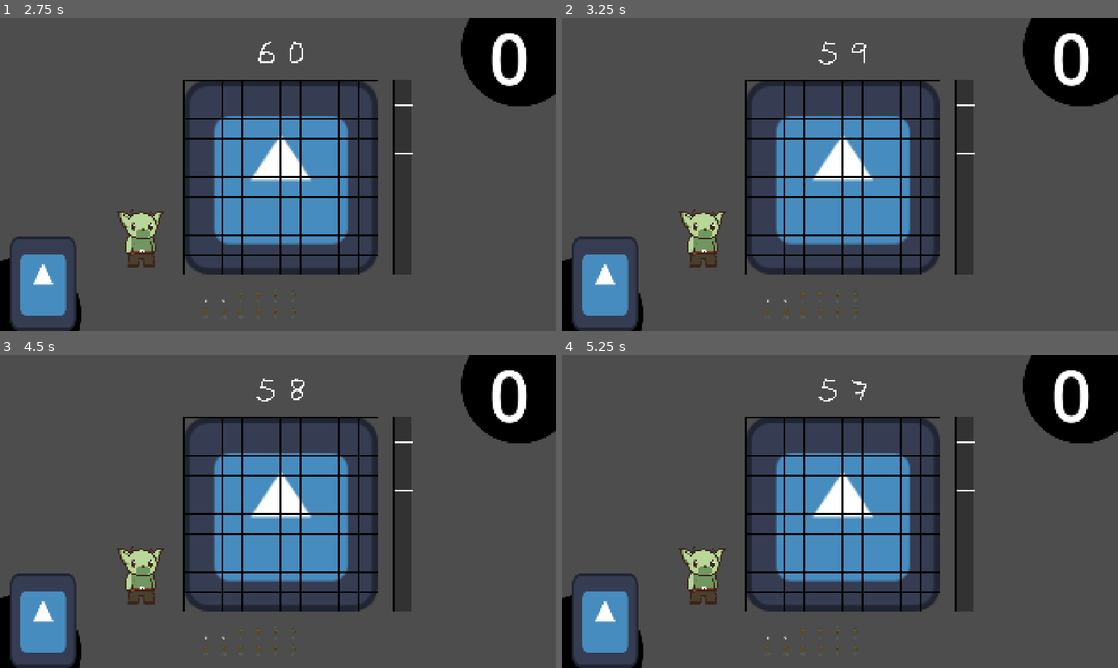
Above: before the commit, frames 1-4 (two rows, left to right).
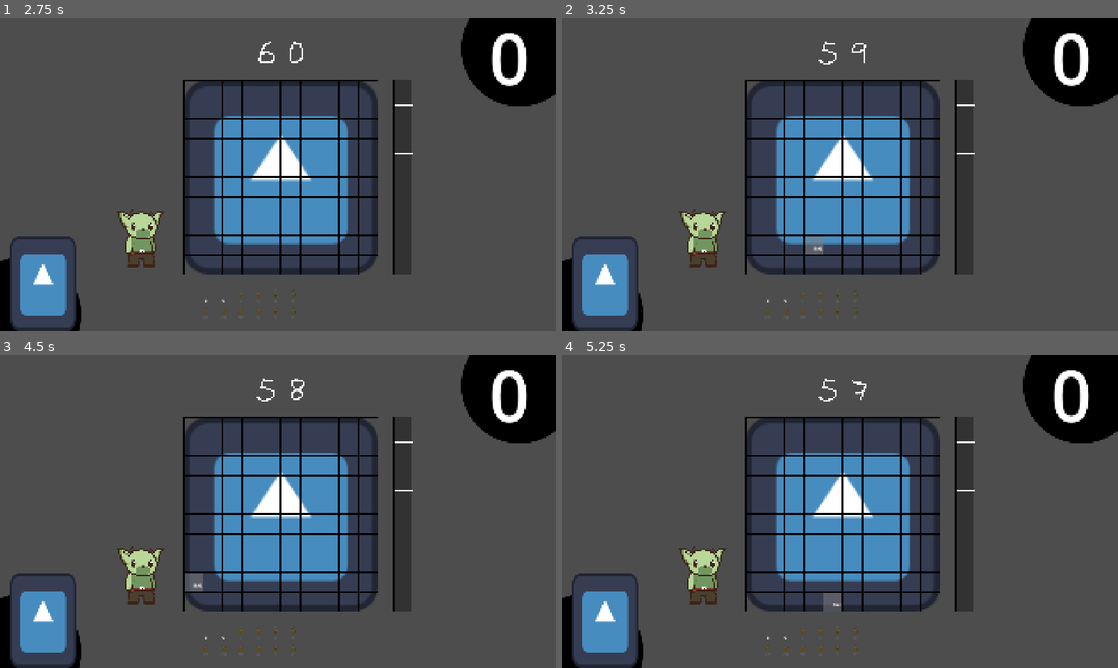
Above: after the commit, the same moments.

Repository: milkeotothemoon/GMTK-26---Boys-at-the-Back
Game: Godot game, scene res://scenes/main/Main.tscn
Two runs of this game, one before a commit and one after it. Both use one fixed random seed, a clock stepped at 60 frames per second and the inputs below. The engine's default icon, where the game draws it, is replaced by a stand-in: a white triangle on a blue panel in a dark square. Video files are missing from this copy of the repository; at most half a second of black plays in their place.
Inputs (mouse positions are in pixels of both pictures, inside the frame that each line leads up to):
- Up to frame 1 (2.75 s): tap Enter at 0.5 s; move the mouse to (400, 158) at 0.52 s; click (400, 158) at 0.67 s; click "PLAY" at 1.25 s; click "0" at 2 s
- Up to frame 2 (3.25 s): tap Space at 2.75 s; drag from (767, 299) to (812, 237) at 2.77 s
- Up to frame 3 (4.5 s): move the mouse to (222, 636) at 3.52 s; click (222, 636) at 3.67 s; drag from (239, 636) to (111, 464) at 4.27 s
- Up to frame 4 (5.25 s): drag from (817, 636) to (867, 511) at 5.02 s

Frame 1 is identical in both runs. In frame 2, 0.2% of the frame differs, in the area x 43-47%, y 69-76%; in frame 3, 0.2%; in frame 4, 0.2%, in the area x 47-51%, y 76-82%.
Error before the commit: Trying to assign value of type 'Area2D' to a variable of type 'base_item.gd'. (res://scripts/gameplay/inventory_slot.gd:73)

Commit message:
changed small details for each item scenes with their interactability

Diff:
--- /dev/null
+++ b/resources/theme/main_theme.tres
@@ -0,0 +1,7 @@
+[gd_resource type="Theme" format=3 uid="uid://b8b3u6igehsbs"]
+
+[ext_resource type="FontFile" uid="uid://dbqe1gfme06y5" path="res://assets/fonts/playpen/PlaypenSans-VariableFont_wght.ttf" id="1_rjbnf"]
+
+[resource]
+default_font = ExtResource("1_rjbnf")
+default_font_size = 20
--- a/scenes/gameplay/Inventory.tscn
+++ b/scenes/gameplay/Inventory.tscn
@@ -6,7 +6,7 @@
 [ext_resource type="PackedScene" uid="uid://ctf2su6d3fe80" path="res://scenes/items/sound/Chicken.tscn" id="4_chickenslot"]
 [ext_resource type="PackedScene" uid="uid://dxtu3i6gck2ey" path="res://scenes/items/sound/Engine.tscn" id="5_engineslot"]
 [ext_resource type="PackedScene" uid="uid://d3ymiqhqfgq3b" path="res://scenes/items/sound/Blender.tscn" id="6_blenderslot"]
-[ext_resource type="PackedScene" uid="uid://dg0wm4bp3e7vi" path="res://scenes/items/modifiers/Microphone.tscn" id="7_microphoneslot"]
+[ext_resource type="PackedScene" uid="uid://dg0wm4bp3e7vi" path="res://scenes/items/modifiers/Megaphone.tscn" id="7_microphoneslot"]
 [ext_resource type="PackedScene" uid="uid://dgpp5lqbbanyq" path="res://scenes/items/modifiers/CassetteTape.tscn" id="8_repeaterslot"]
 [ext_resource type="PackedScene" uid="uid://d2cjxhyokckbo" path="res://scenes/items/connectors/ConveyorBelt.tscn" id="9_conveyorbeltslot"]
 [ext_resource type="PackedScene" uid="uid://ds8crexmdulmx" path="res://scenes/items/connectors/Wire.tscn" id="10_wireslot"]
@@ -119,17 +119,17 @@
 vertical_alignment = 1
 metadata/_edit_use_anchors_ = true
 
-[node name="MicrophoneSlot" type="Area2D" parent="." unique_id=763185001]
+[node name="MegaphoneSlot" type="Area2D" parent="." unique_id=763185001]
 position = Vector2(320, 20)
 script = ExtResource("1_slot")
 item_scene = ExtResource("7_microphoneslot")
-item_label = "Microphone"
-item_id = "microphone"
-
-[node name="CollisionShape2D" type="CollisionShape2D" parent="MicrophoneSlot" unique_id=1188838994]
-shape = SubResource("RectangleShape2D_slot")
-
-[node name="Label" type="Label" parent="MicrophoneSlot" unique_id=771731535]
+item_label = "Megaphone"
+item_id = "megaphone"
+
+[node name="CollisionShape2D" type="CollisionShape2D" parent="MegaphoneSlot" unique_id=1188838994]
+shape = SubResource("RectangleShape2D_slot")
+
+[node name="Label" type="Label" parent="MegaphoneSlot" unique_id=771731535]
 offset_left = -45.0
 offset_top = -10.0
 offset_right = 45.0
@@ -264,7 +264,7 @@
 [connection signal="input_event" from="ChickenSlot" to="ChickenSlot" method="_on_input_event"]
 [connection signal="input_event" from="EngineSlot" to="EngineSlot" method="_on_input_event"]
 [connection signal="input_event" from="BlenderSlot" to="BlenderSlot" method="_on_input_event"]
-[connection signal="input_event" from="MicrophoneSlot" to="MicrophoneSlot" method="_on_input_event"]
+[connection signal="input_event" from="MegaphoneSlot" to="MegaphoneSlot" method="_on_input_event"]
 [connection signal="input_event" from="CassetteTapeSlot" to="CassetteTapeSlot" method="_on_input_event"]
 [connection signal="input_event" from="ConveyorBeltSlot" to="ConveyorBeltSlot" method="_on_input_event"]
 [connection signal="input_event" from="WireSlot" to="WireSlot" method="_on_input_event"]
--- a/scenes/items/connectors/ConveyorBelt.tscn
+++ b/scenes/items/connectors/ConveyorBelt.tscn
@@ -2,19 +2,35 @@
 
 [ext_resource type="Script" uid="uid://dmbk2tjn1wgwq" path="res://scripts/items/connector_item.gd" id="1_25ik91"]
 
+[sub_resource type="RectangleShape2D" id="RectangleShape2D_kc610"]
+size = Vector2(50, 50)
+
 [sub_resource type="SpriteFrames" id="SpriteFrames_q0t6o"]
 
-[sub_resource type="RectangleShape2D" id="RectangleShape2D_kc610"]
+[sub_resource type="RectangleShape2D" id="RectangleShape2D_75xeh"]
+size = Vector2(50, 50)
 
-[node name="ConveyorBelt" type="Area2D" unique_id=660337253]
+[node name="ConveyorBelt" type="RigidBody2D" unique_id=629198255]
+gravity_scale = 0.0
+freeze = true
+freeze_mode = 1
 script = ExtResource("1_25ik91")
-link_delay = 0.6
 item_id = "conveyor"
+short_code = "CVB"
+
+[node name="CollisionShape2D" type="CollisionShape2D" parent="." unique_id=873420598]
+shape = SubResource("RectangleShape2D_kc610")
 
 [node name="AnimatedSprite2D" type="AnimatedSprite2D" parent="." unique_id=799896899]
 sprite_frames = SubResource("SpriteFrames_q0t6o")
 
-[node name="CollisionShape2D" type="CollisionShape2D" parent="." unique_id=873420598]
-shape = SubResource("RectangleShape2D_kc610")
+[node name="ClickArea" type="Area2D" parent="." unique_id=1468987094]
 
-[connection signal="input_event" from="." to="." method="_on_input_event"]
+[node name="CollisionShape2D" type="CollisionShape2D" parent="ClickArea" unique_id=1888037110]
+shape = SubResource("RectangleShape2D_75xeh")
+
+[node name="CodeLabel" type="Label" parent="." unique_id=2102405260]
+offset_right = 40.0
+offset_bottom = 23.0
+
+[connection signal="input_event" from="ClickArea" to="." method="_on_input_event"]
--- a/scenes/items/connectors/Glue.tscn
+++ b/scenes/items/connectors/Glue.tscn
@@ -2,19 +2,34 @@
 
 [ext_resource type="Script" uid="uid://dmbk2tjn1wgwq" path="res://scripts/items/connector_item.gd" id="1_1rc31t"]
 
+[sub_resource type="RectangleShape2D" id="RectangleShape2D_iqq2g"]
+size = Vector2(50, 50)
+
 [sub_resource type="SpriteFrames" id="SpriteFrames_txm0g"]
 
-[sub_resource type="RectangleShape2D" id="RectangleShape2D_iqq2g"]
+[sub_resource type="RectangleShape2D" id="RectangleShape2D_ogexr"]
+size = Vector2(50, 50)
 
-[node name="Glue" type="Area2D" unique_id=1220715943]
+[node name="Glue" type="RigidBody2D" unique_id=58006364]
+gravity_scale = 0.0
+freeze = true
+freeze_mode = 1
 script = ExtResource("1_1rc31t")
-link_delay = 0.0
 item_id = "glue"
+
+[node name="CollisionShape2D" type="CollisionShape2D" parent="." unique_id=579620831]
+shape = SubResource("RectangleShape2D_iqq2g")
 
 [node name="AnimatedSprite2D" type="AnimatedSprite2D" parent="." unique_id=2091491305]
 sprite_frames = SubResource("SpriteFrames_txm0g")
 
-[node name="CollisionShape2D" type="CollisionShape2D" parent="." unique_id=579620831]
-shape = SubResource("RectangleShape2D_iqq2g")
+[node name="ClickArea" type="Area2D" parent="." unique_id=1524406200]
 
-[connection signal="input_event" from="." to="." method="_on_input_event"]
+[node name="CollisionShape2D" type="CollisionShape2D" parent="ClickArea" unique_id=49025750]
+shape = SubResource("RectangleShape2D_ogexr")
+
+[node name="CodeLabel" type="Label" parent="." unique_id=1837294885]
+offset_right = 40.0
+offset_bottom = 23.0
+
+[connection signal="input_event" from="ClickArea" to="." method="_on_input_event"]
--- a/scenes/items/connectors/Wire.tscn
+++ b/scenes/items/connectors/Wire.tscn
@@ -2,19 +2,34 @@
 
 [ext_resource type="Script" uid="uid://dmbk2tjn1wgwq" path="res://scripts/items/connector_item.gd" id="1_og8a9a"]
 
+[sub_resource type="RectangleShape2D" id="RectangleShape2D_azzig"]
+size = Vector2(50, 50)
+
 [sub_resource type="SpriteFrames" id="SpriteFrames_wbx9j"]
 
-[sub_resource type="RectangleShape2D" id="RectangleShape2D_azzig"]
+[sub_resource type="RectangleShape2D" id="RectangleShape2D_yr4si"]
+size = Vector2(50, 50)
 
-[node name="Wire" type="Area2D" unique_id=1788645963]
+[node name="Wire" type="RigidBody2D" unique_id=2013809617]
+gravity_scale = 0.0
+freeze = true
+freeze_mode = 1
 script = ExtResource("1_og8a9a")
-link_delay = 0.1
 item_id = "wire"
+
+[node name="CollisionShape2D" type="CollisionShape2D" parent="." unique_id=414037461]
+shape = SubResource("RectangleShape2D_azzig")
 
 [node name="AnimatedSprite2D" type="AnimatedSprite2D" parent="." unique_id=498568881]
 sprite_frames = SubResource("SpriteFrames_wbx9j")
 
-[node name="CollisionShape2D" type="CollisionShape2D" parent="." unique_id=414037461]
-shape = SubResource("RectangleShape2D_azzig")
+[node name="ClickArea" type="Area2D" parent="." unique_id=1274914014]
+
+[node name="CollisionShape2D" type="CollisionShape2D" parent="ClickArea" unique_id=82345881]
+shape = SubResource("RectangleShape2D_yr4si")
+
+[node name="CodeLabel" type="Label" parent="." unique_id=1972564887]
+offset_right = 40.0
+offset_bottom = 23.0
 
 [connection signal="input_event" from="." to="." method="_on_input_event"]
--- a/scenes/items/modifiers/CassetteTape.tscn
+++ b/scenes/items/modifiers/CassetteTape.tscn
@@ -2,18 +2,35 @@
 
 [ext_resource type="Script" uid="uid://cem7nc7xpq4ek" path="res://scripts/items/modifier_item.gd" id="1_bn11s"]
 
+[sub_resource type="RectangleShape2D" id="RectangleShape2D_7a8l0"]
+size = Vector2(50, 50)
+
 [sub_resource type="SpriteFrames" id="SpriteFrames_1490n"]
 
-[sub_resource type="RectangleShape2D" id="RectangleShape2D_7a8l0"]
+[sub_resource type="RectangleShape2D" id="RectangleShape2D_bn11s"]
+size = Vector2(50, 50)
 
-[node name="Repeater" type="Area2D" unique_id=369589196]
+[node name="CassetteTape" type="RigidBody2D" unique_id=1999828306]
+gravity_scale = 0.0
+freeze = true
+freeze_mode = 1
 script = ExtResource("1_bn11s")
 item_id = "cassette_tape"
+short_code = "CTR"
+
+[node name="CollisionShape2D" type="CollisionShape2D" parent="." unique_id=654832747]
+shape = SubResource("RectangleShape2D_7a8l0")
 
 [node name="AnimatedSprite2D" type="AnimatedSprite2D" parent="." unique_id=1955952460]
 sprite_frames = SubResource("SpriteFrames_1490n")
 
-[node name="CollisionShape2D" type="CollisionShape2D" parent="." unique_id=654832747]
-shape = SubResource("RectangleShape2D_7a8l0")
+[node name="ClickArea" type="Area2D" parent="." unique_id=583695189]
+
+[node name="CollisionShape2D" type="CollisionShape2D" parent="ClickArea" unique_id=1960677827]
+shape = SubResource("RectangleShape2D_bn11s")
+
+[node name="CodeLabel" type="Label" parent="." unique_id=986890483]
+offset_right = 40.0
+offset_bottom = 23.0
 
 [connection signal="input_event" from="." to="." method="_on_input_event"]
--- /dev/null
+++ b/scenes/items/modifiers/Megaphone.tscn
@@ -0,0 +1,36 @@
+[gd_scene format=3 uid="uid://dg0wm4bp3e7vi"]
+
+[ext_resource type="Script" uid="uid://cem7nc7xpq4ek" path="res://scripts/items/modifier_item.gd" id="1_n2tg0"]
+
+[sub_resource type="RectangleShape2D" id="RectangleShape2D_5elyy"]
+size = Vector2(50, 50)
+
+[sub_resource type="SpriteFrames" id="SpriteFrames_3whau"]
+
+[sub_resource type="RectangleShape2D" id="RectangleShape2D_uhqrv"]
+size = Vector2(50, 50)
+
+[node name="Megaphone" type="RigidBody2D" unique_id=1665659744]
+gravity_scale = 0.0
+freeze = true
+freeze_mode = 1
+script = ExtResource("1_n2tg0")
+item_id = "megaphone"
+short_code = "MEG"
+
+[node name="CollisionShape2D" type="CollisionShape2D" parent="." unique_id=1708265700]
+shape = SubResource("RectangleShape2D_5elyy")
+
+[node name="AnimatedSprite2D" type="AnimatedSprite2D" parent="." unique_id=1825861006]
+sprite_frames = SubResource("SpriteFrames_3whau")
+
+[node name="ClickArea" type="Area2D" parent="." unique_id=872654024]
+
+[node name="CollisionShape2D" type="CollisionShape2D" parent="ClickArea" unique_id=1104764958]
+shape = SubResource("RectangleShape2D_uhqrv")
+
+[node name="CodeLabel" type="Label" parent="." unique_id=681301727]
+offset_right = 40.0
+offset_bottom = 23.0
+
+[connection signal="input_event" from="." to="." method="_on_input_event"]
--- a/scenes/items/modifiers/Microphone.tscn
+++ /dev/null
@@ -1,19 +0,0 @@
-[gd_scene format=3 uid="uid://dg0wm4bp3e7vi"]
-
-[ext_resource type="Script" uid="uid://cem7nc7xpq4ek" path="res://scripts/items/modifier_item.gd" id="1_79de21"]
-
-[sub_resource type="SpriteFrames" id="SpriteFrames_3whau"]
-
-[sub_resource type="RectangleShape2D" id="RectangleShape2D_5elyy"]
-
-[node name="Microphone" type="Area2D" unique_id=1345959028]
-script = ExtResource("1_79de21")
-item_id = "microphone"
-
-[node name="AnimatedSprite2D" type="AnimatedSprite2D" parent="." unique_id=1825861006]
-sprite_frames = SubResource("SpriteFrames_3whau")
-
-[node name="CollisionShape2D" type="CollisionShape2D" parent="." unique_id=1708265700]
-shape = SubResource("RectangleShape2D_5elyy")
-
-[connection signal="input_event" from="." to="." method="_on_input_event"]
--- a/scenes/items/sound/Balloon.tscn
+++ b/scenes/items/sound/Balloon.tscn
@@ -2,20 +2,36 @@
 
 [ext_resource type="Script" uid="uid://bb3qntjimb2if" path="res://scripts/items/sound_item.gd" id="1_wki06"]
 
+[sub_resource type="CircleShape2D" id="CircleShape2D_75xeh"]
+radius = 25.0
+
 [sub_resource type="SpriteFrames" id="SpriteFrames_75xeh"]
 
-[sub_resource type="CircleShape2D" id="CircleShape2D_75xeh"]
+[sub_resource type="CircleShape2D" id="CircleShape2D_wki06"]
+radius = 25.0
 
-[node name="Balloon" type="Area2D" unique_id=1016711131]
+[node name="Balloon" type="RigidBody2D" unique_id=418760466]
+gravity_scale = 0.0
+freeze = true
+freeze_mode = 1
 script = ExtResource("1_wki06")
 item_id = "balloon"
-decibel_value = 8.0
+short_code = "BAL"
+
+[node name="CollisionShape2D" type="CollisionShape2D" parent="." unique_id=600011808]
+shape = SubResource("CircleShape2D_75xeh")
 
 [node name="AnimatedSprite2D" type="AnimatedSprite2D" parent="." unique_id=411121538]
 sprite_frames = SubResource("SpriteFrames_75xeh")
 
-[node name="CollisionShape2D" type="CollisionShape2D" parent="." unique_id=600011808]
-shape = SubResource("CircleShape2D_75xeh")
+[node name="ClickArea" type="Area2D" parent="." unique_id=2089992583]
+
+[node name="CollisionShape2D" type="CollisionShape2D" parent="ClickArea" unique_id=1551624554]
+shape = SubResource("CircleShape2D_wki06")
+
+[node name="CodeLabel" type="Label" parent="." unique_id=1894901829]
+offset_right = 40.0
+offset_bottom = 23.0
 
 [node name="AudioStreamPlayer2D" type="AudioStreamPlayer2D" parent="." unique_id=48072953]
 
--- a/scenes/items/sound/Blender.tscn
+++ b/scenes/items/sound/Blender.tscn
@@ -2,20 +2,37 @@
 
 [ext_resource type="Script" uid="uid://bb3qntjimb2if" path="res://scripts/items/sound_item.gd" id="1_j7bthk"]
 
+[sub_resource type="RectangleShape2D" id="RectangleShape2D_0gr5b"]
+size = Vector2(50, 50)
+
 [sub_resource type="SpriteFrames" id="SpriteFrames_aymtw"]
 
-[sub_resource type="RectangleShape2D" id="RectangleShape2D_0gr5b"]
+[sub_resource type="RectangleShape2D" id="RectangleShape2D_udofq"]
+size = Vector2(50, 50)
 
-[node name="Blender" type="Area2D" unique_id=1839182674]
+[node name="Blender" type="RigidBody2D" unique_id=1963854027]
+gravity_scale = 0.0
+freeze = true
+freeze_mode = 1
 script = ExtResource("1_j7bthk")
+decibel_value = 20.0
 item_id = "blender"
-decibel_value = 30.0
+short_code = "BLN"
+
+[node name="CollisionShape2D" type="CollisionShape2D" parent="." unique_id=1629140108]
+shape = SubResource("RectangleShape2D_0gr5b")
 
 [node name="AnimatedSprite2D" type="AnimatedSprite2D" parent="." unique_id=2062309702]
 sprite_frames = SubResource("SpriteFrames_aymtw")
 
-[node name="CollisionShape2D" type="CollisionShape2D" parent="." unique_id=1629140108]
-shape = SubResource("RectangleShape2D_0gr5b")
+[node name="ClickArea" type="Area2D" parent="." unique_id=62922107]
+
+[node name="CollisionShape2D" type="CollisionShape2D" parent="ClickArea" unique_id=1712908748]
+shape = SubResource("RectangleShape2D_udofq")
+
+[node name="CodeLabel" type="Label" parent="." unique_id=1888996706]
+offset_right = 40.0
+offset_bottom = 23.0
 
 [node name="AudioStreamPlayer2D" type="AudioStreamPlayer2D" parent="." unique_id=1839653244]
 
--- a/scenes/items/sound/Chicken.tscn
+++ b/scenes/items/sound/Chicken.tscn
@@ -2,20 +2,37 @@
 
 [ext_resource type="Script" uid="uid://bb3qntjimb2if" path="res://scripts/items/sound_item.gd" id="1_l1n8pn"]
 
+[sub_resource type="RectangleShape2D" id="RectangleShape2D_mlye7"]
+size = Vector2(50, 50)
+
 [sub_resource type="SpriteFrames" id="SpriteFrames_faswq"]
 
-[sub_resource type="RectangleShape2D" id="RectangleShape2D_mlye7"]
+[sub_resource type="RectangleShape2D" id="RectangleShape2D_3txgw"]
+size = Vector2(50, 50)
 
-[node name="Chicken" type="Area2D" unique_id=680122567]
+[node name="Chicken" type="RigidBody2D" unique_id=669287662]
+gravity_scale = 0.0
+freeze = true
+freeze_mode = 1
 script = ExtResource("1_l1n8pn")
+decibel_value = 5.0
 item_id = "chicken"
-decibel_value = 14.0
+short_code = "CHK"
+
+[node name="CollisionShape2D" type="CollisionShape2D" parent="." unique_id=1881094075]
+shape = SubResource("RectangleShape2D_mlye7")
 
 [node name="AnimatedSprite2D" type="AnimatedSprite2D" parent="." unique_id=1944366314]
 sprite_frames = SubResource("SpriteFrames_faswq")
 
-[node name="CollisionShape2D" type="CollisionShape2D" parent="." unique_id=1881094075]
-shape = SubResource("RectangleShape2D_mlye7")
+[node name="ClickArea" type="Area2D" parent="." unique_id=2093324555]
+
+[node name="CollisionShape2D" type="CollisionShape2D" parent="ClickArea" unique_id=325902893]
+shape = SubResource("RectangleShape2D_3txgw")
+
+[node name="CodeLabel" type="Label" parent="." unique_id=1129256395]
+offset_right = 40.0
+offset_bottom = 23.0
 
 [node name="AudioStreamPlayer2D" type="AudioStreamPlayer2D" parent="." unique_id=1292296430]
 
--- a/scenes/items/sound/Engine.tscn
+++ b/scenes/items/sound/Engine.tscn
@@ -2,20 +2,37 @@
 
 [ext_resource type="Script" uid="uid://bb3qntjimb2if" path="res://scripts/items/sound_item.gd" id="1_ihl8s0"]
 
+[sub_resource type="RectangleShape2D" id="RectangleShape2D_ano03"]
+size = Vector2(50, 50)
+
 [sub_resource type="SpriteFrames" id="SpriteFrames_ovcaw"]
 
-[sub_resource type="RectangleShape2D" id="RectangleShape2D_ano03"]
+[sub_resource type="RectangleShape2D" id="RectangleShape2D_ctoc1"]
+size = Vector2(50, 50)
 
-[node name="Engine" type="Area2D" unique_id=1511088174]
+[node name="Engine" type="RigidBody2D" unique_id=463356821]
+gravity_scale = 0.0
+freeze = true
+freeze_mode = 1
 script = ExtResource("1_ihl8s0")
+decibel_value = 30.0
 item_id = "engine"
-decibel_value = 45.0
+short_code = "ENG"
+
+[node name="CollisionShape2D" type="CollisionShape2D" parent="." unique_id=1459328150]
+shape = SubResource("RectangleShape2D_ano03")
 
 [node name="AnimatedSprite2D" type="AnimatedSprite2D" parent="." unique_id=588257077]
 sprite_frames = SubResource("SpriteFrames_ovcaw")
 
-[node name="CollisionShape2D" type="CollisionShape2D" parent="." unique_id=1459328150]
-shape = SubResource("RectangleShape2D_ano03")
+[node name="ClickArea" type="Area2D" parent="." unique_id=1390564045]
+
+[node name="CollisionShape2D" type="CollisionShape2D" parent="ClickArea" unique_id=226899962]
+shape = SubResource("RectangleShape2D_ctoc1")
+
+[node name="CodeLabel" type="Label" parent="." unique_id=990882593]
+offset_right = 40.0
+offset_bottom = 23.0
 
 [node name="AudioStreamPlayer2D" type="AudioStreamPlayer2D" parent="." unique_id=435832944]
 
--- a/scenes/items/sound/Gong.tscn
+++ b/scenes/items/sound/Gong.tscn
@@ -2,20 +2,37 @@
 
 [ext_resource type="Script" uid="uid://bb3qntjimb2if" path="res://scripts/items/sound_item.gd" id="1_09s3kc"]
 
+[sub_resource type="RectangleShape2D" id="RectangleShape2D_6swph"]
+size = Vector2(50, 50)
+
 [sub_resource type="SpriteFrames" id="SpriteFrames_7xcvr"]
 
-[sub_resource type="RectangleShape2D" id="RectangleShape2D_6swph"]
+[sub_resource type="RectangleShape2D" id="RectangleShape2D_3j3eh"]
+size = Vector2(50, 50)
 
-[node name="Gong" type="Area2D" unique_id=1167040234]
+[node name="Gong" type="RigidBody2D" unique_id=2073997898]
+gravity_scale = 0.0
+freeze = true
+freeze_mode = 1
 script = ExtResource("1_09s3kc")
+decibel_value = 25.0
 item_id = "gong"
-decibel_value = 25.0
+short_code = "GNG"
+
+[node name="CollisionShape2D" type="CollisionShape2D" parent="." unique_id=1245861339]
+shape = SubResource("RectangleShape2D_6swph")
 
 [node name="AnimatedSprite2D" type="AnimatedSprite2D" parent="." unique_id=1842243052]
 sprite_frames = SubResource("SpriteFrames_7xcvr")
 
-[node name="CollisionShape2D" type="CollisionShape2D" parent="." unique_id=1245861339]
-shape = SubResource("RectangleShape2D_6swph")
+[node name="ClickArea" type="Area2D" parent="." unique_id=1406013779]
+
+[node name="CollisionShape2D" type="CollisionShape2D" parent="ClickArea" unique_id=1023803688]
+shape = SubResource("RectangleShape2D_3j3eh")
+
+[node name="CodeLabel" type="Label" parent="." unique_id=1258863846]
+offset_right = 40.0
+offset_bottom = 23.0
 
 [node name="AudioStreamPlayer2D" type="AudioStreamPlayer2D" parent="." unique_id=108344664]
 
--- a/scenes/items/util/Fan.tscn
+++ b/scenes/items/util/Fan.tscn
@@ -5,11 +5,19 @@
 [sub_resource type="SpriteFrames" id="SpriteFrames_0jaqn"]
 
 [sub_resource type="RectangleShape2D" id="RectangleShape2D_pfikc"]
+size = Vector2(50, 50)
 
-[node name="Fan" type="Area2D" unique_id=2026996357]
+[sub_resource type="RectangleShape2D" id="RectangleShape2D_1367s"]
+size = Vector2(50, 50)
+
+[node name="Fan" type="RigidBody2D" unique_id=299501691]
+gravity_scale = 0.0
+freeze = true
+freeze_mode = 1
 script = ExtResource("1_kncku9")
 effect_kind = "amplify"
 item_id = "fan"
+short_code = "FAN"
 
 [node name="AnimatedSprite2D" type="AnimatedSprite2D" parent="." unique_id=555126865]
 sprite_frames = SubResource("SpriteFrames_0jaqn")
@@ -17,4 +25,13 @@
 [node name="CollisionShape2D" type="CollisionShape2D" parent="." unique_id=1190559329]
 shape = SubResource("RectangleShape2D_pfikc")
 
+[node name="ClickArea" type="Area2D" parent="." unique_id=2089832585]
+
+[node name="CollisionShape2D" type="CollisionShape2D" parent="ClickArea" unique_id=527631884]
+shape = SubResource("RectangleShape2D_1367s")
+
+[node name="CodeLabel" type="Label" parent="." unique_id=1923643509]
+offset_right = 40.0
+offset_bottom = 23.0
+
 [connection signal="input_event" from="." to="." method="_on_input_event"]
--- a/scenes/items/util/Piston.tscn
+++ b/scenes/items/util/Piston.tscn
@@ -5,11 +5,19 @@
 [sub_resource type="SpriteFrames" id="SpriteFrames_qg7ii"]
 
 [sub_resource type="RectangleShape2D" id="RectangleShape2D_whsy6"]
+size = Vector2(50, 50)
 
-[node name="Piston" type="Area2D" unique_id=1709561333]
+[sub_resource type="RectangleShape2D" id="RectangleShape2D_1w4al"]
+size = Vector2(50, 50)
+
+[node name="Piston" type="RigidBody2D" unique_id=1974417866]
+gravity_scale = 0.0
+freeze = true
+freeze_mode = 1
 script = ExtResource("1_quvp8z")
 effect_kind = "repeat"
 item_id = "piston"
+short_code = "PST"
 
 [node name="AnimatedSprite2D" type="AnimatedSprite2D" parent="." unique_id=800187157]
 sprite_frames = SubResource("SpriteFrames_qg7ii")
@@ -17,4 +25,13 @@
 [node name="CollisionShape2D" type="CollisionShape2D" parent="." unique_id=409223932]
 shape = SubResource("RectangleShape2D_whsy6")
 
+[node name="ClickArea" type="Area2D" parent="." unique_id=1108236721]
+
+[node name="CollisionShape2D" type="CollisionShape2D" parent="ClickArea" unique_id=1365845411]
+shape = SubResource("RectangleShape2D_1w4al")
+
+[node name="CodeLabel" type="Label" parent="." unique_id=217824492]
+offset_right = 40.0
+offset_bottom = 23.0
+
 [connection signal="input_event" from="." to="." method="_on_input_event"]
Binary file added: assets/fonts/playpen/PlaypenSans-VariableFont_wght.ttf
Not shown, added: assets/fonts/playpen/PlaypenSans-VariableFont_wght.ttf.import
